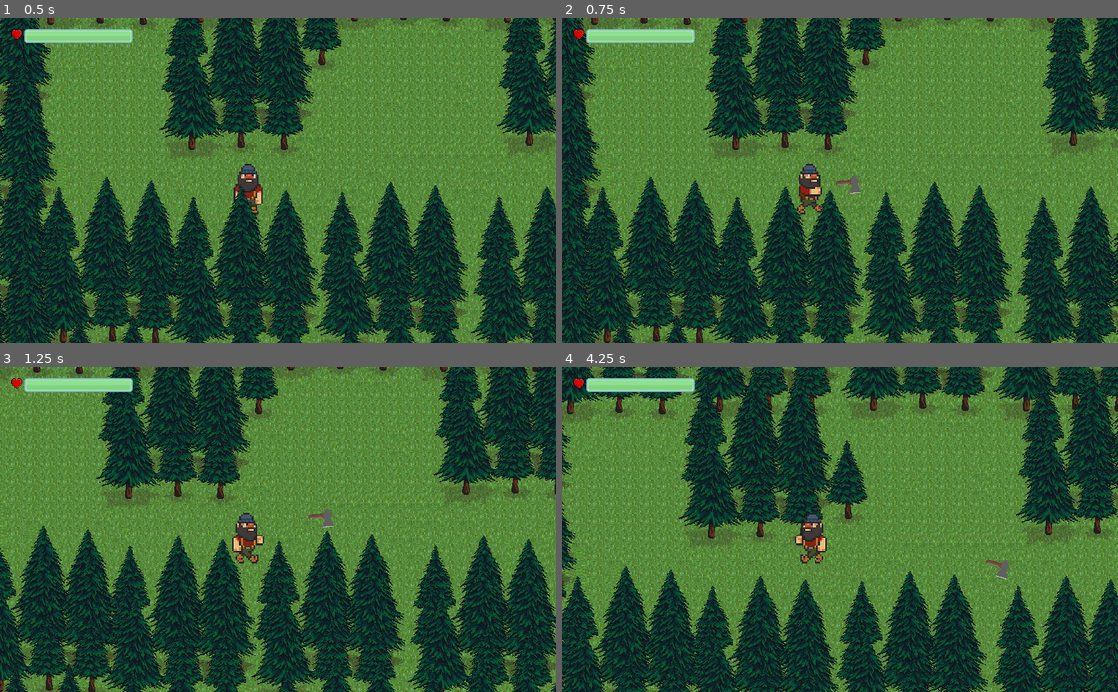
Above: before the commit, frames 1-4 (two rows, left to right).
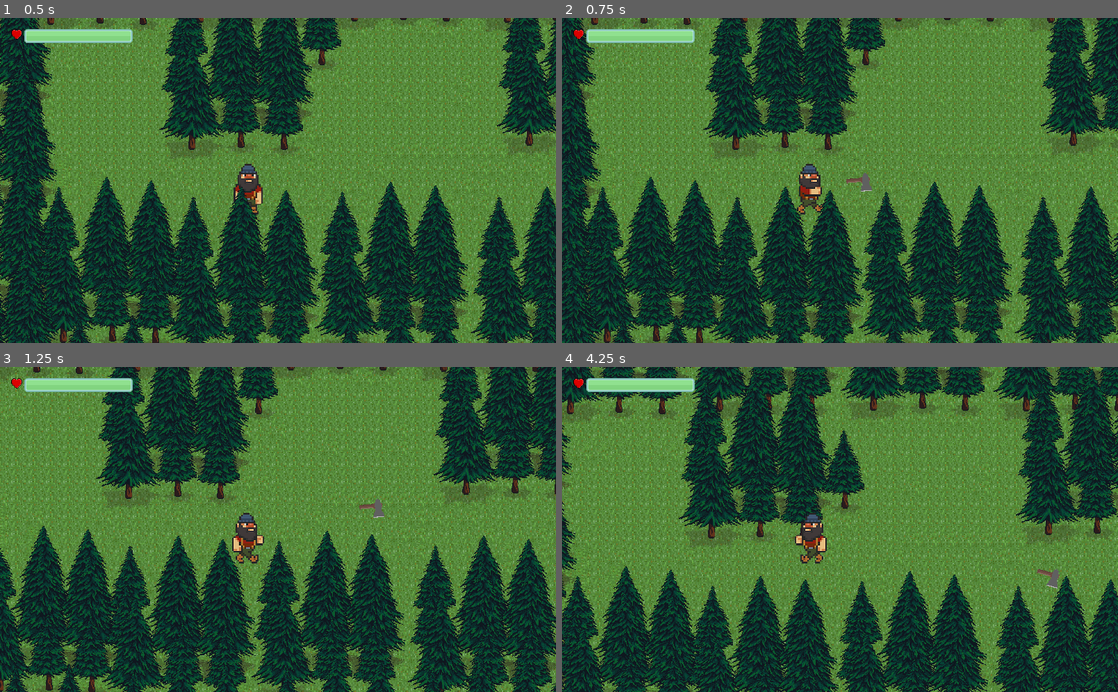
Above: after the commit, the same moments.

Repository: TeamQuest/ChristmasTree
Game: Godot game, scene res://maps/Level1.tscn
Two runs of this game, one before a commit and one after it. Both use one fixed random seed, a clock stepped at 60 frames per second and the inputs below.
Inputs (mouse positions are in pixels of both pictures, inside the frame that each line leads up to):
- Up to frame 1 (0.5 s): no input
- Up to frame 2 (0.75 s): tap Enter at 0.5 s; move the mouse to (962, 164) at 0.52 s; hold Right (move_right) from 0.53 s (still down); click (962, 164) at 0.6 s
- Up to frame 3 (1.25 s): keep holding Right (move_right)
- Up to frame 4 (4.25 s): move the mouse to (728, 545) at 1.27 s; release Right (move_right) at 1.28 s; hold Down (move_down) 1.28-2.03 s; click (728, 545) at 1.35 s; move the mouse to (895, 458) at 2.02 s; hold Right (move_right) 2.03-2.78 s; click (895, 458) at 2.1 s; move the mouse to (812, 594) at 2.77 s; hold Up (move_up) 2.78-3.53 s; click (812, 594) at 2.85 s; move the mouse to (1006, 578) at 3.52 s; hold Left (move_left) from 3.53 s (still down); click (1006, 578) at 3.6 s

Frame 1 is identical in both runs. In frame 2, 0.2% of the frame differs, in the area x 49-56%, y 47-55%; in frame 3, 0.2%; in frame 4, 1.1%, in the area x 46-90%, y 19-69%.

Commit message:
Slow down trees and make bullets quicker

Diff:
--- a/bullets/Bullet.gd
+++ b/bullets/Bullet.gd
@@ -15,7 +15,7 @@
 
 	$AnimationPlayer.play("throw")
 	$Lifetime.wait_time = lifetime
-	velocity = _direction * speed
+	velocity = _direction * speed * 1.5
 	$Lifetime.start()
 
 func _process(delta):
--- a/characters/EvilTree.tscn
+++ b/characters/EvilTree.tscn
@@ -15,12 +15,12 @@
 [sub_resource type="CircleShape2D" id=3]
 radius = 31.1479
 
-[node name="EvilTree" index="0" instance=ExtResource( 1 )]
+[node name="EvilTree" instance=ExtResource( 1 )]
 collision_layer = 4
 collision_mask = 3
 script = ExtResource( 2 )
 Bullet = ExtResource( 3 )
-speed = 80
+speed = 65
 gun_cooldown = 0.8
 max_health = 50
 arm_speed = 1
Not shown, changed: images/lumberjack.png.import
